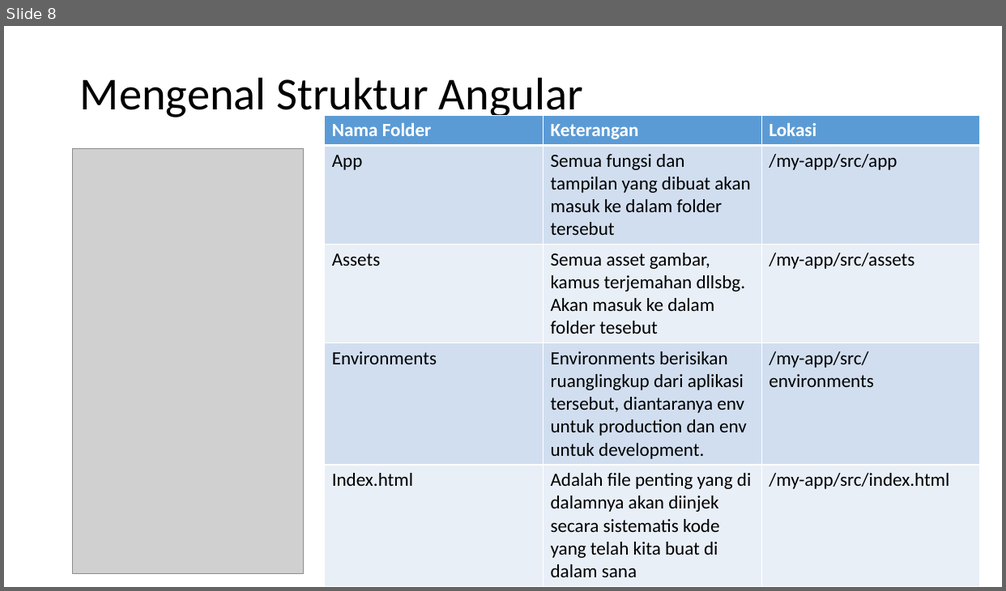
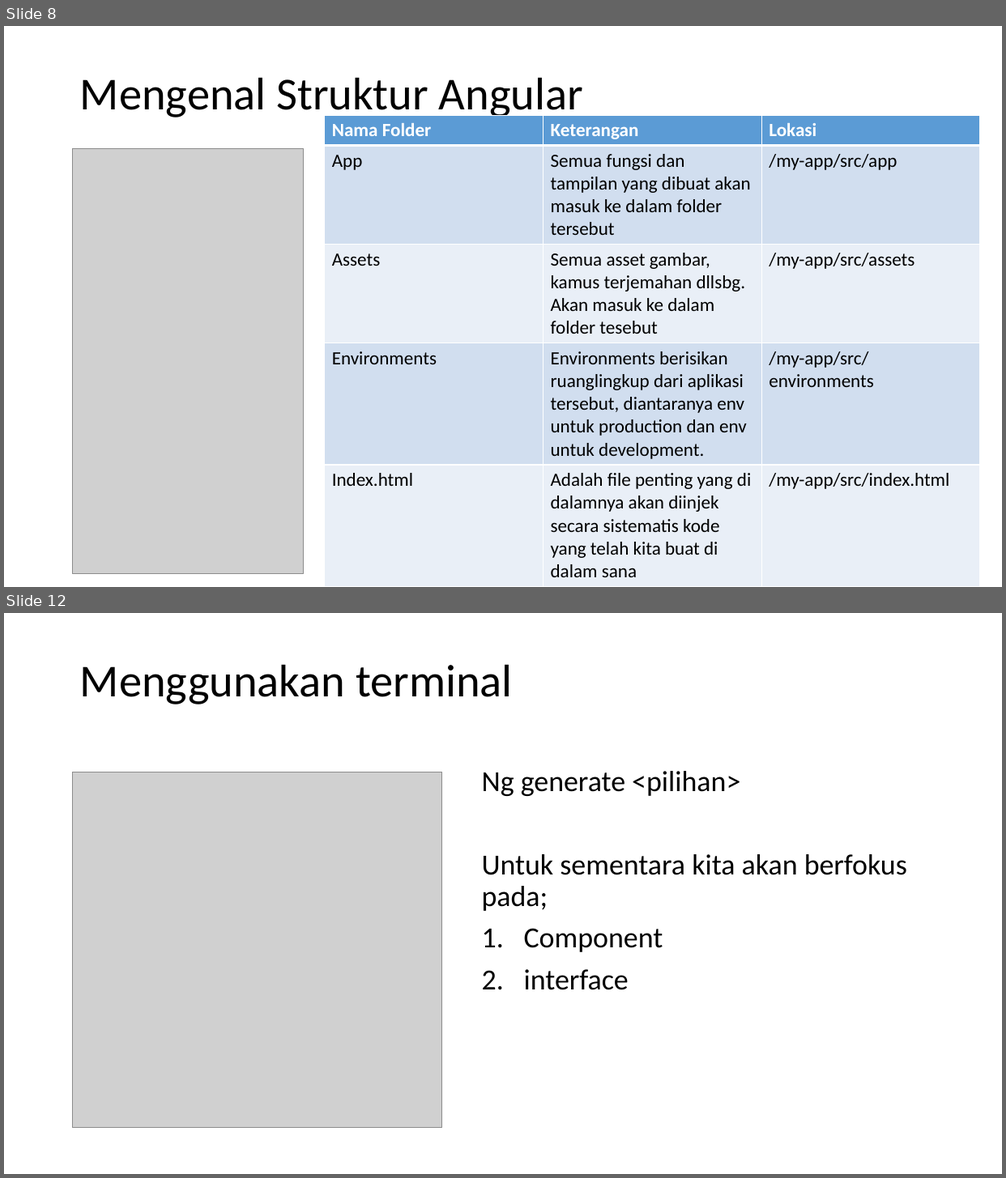
Before and after one commit to alifrazanit/ngodingBareng, a slide deck: Week 6.pptx. Shown one above the other, each under a label of ours: slide 8 before the commit, slides 8 and 12 after it; the slides between them are not shown. The pictures are 1006x591 and 1006x1178 pixels, drawn with LibreOffice and Linux fonts; fonts in the diff are those of the drawing; grey boxes stand for pictures. Boxes give left, top, right and bottom in pixels: in the first picture for what was removed or moved away, otherwise in the second. Text is boxed around its words. In the diff, an @@ line names an element or a change of style, - is before the commit and + after.

```diff
--- a/Week 6.pptx
+++ b/Week 6.pptx
@@ slide 12 added at [4, 613, 1002, 1174], background #FFFFFF @@
@@ title added at [80, 664, 513, 705], 44 pt, text #000000 @@
+Menggunakan terminal
@@ picture added at [73, 773, 443, 1128] @@
@@ text added at [482, 771, 907, 990], 28 pt, text #000000 @@
+Ng generate <pilihan>
+Untuk sementara kita akan berfokus pada;
+1. Component
+2. interface
```
Also in this commit, not shown: 16 other slides added, 1 slide removed, 9 other files.
